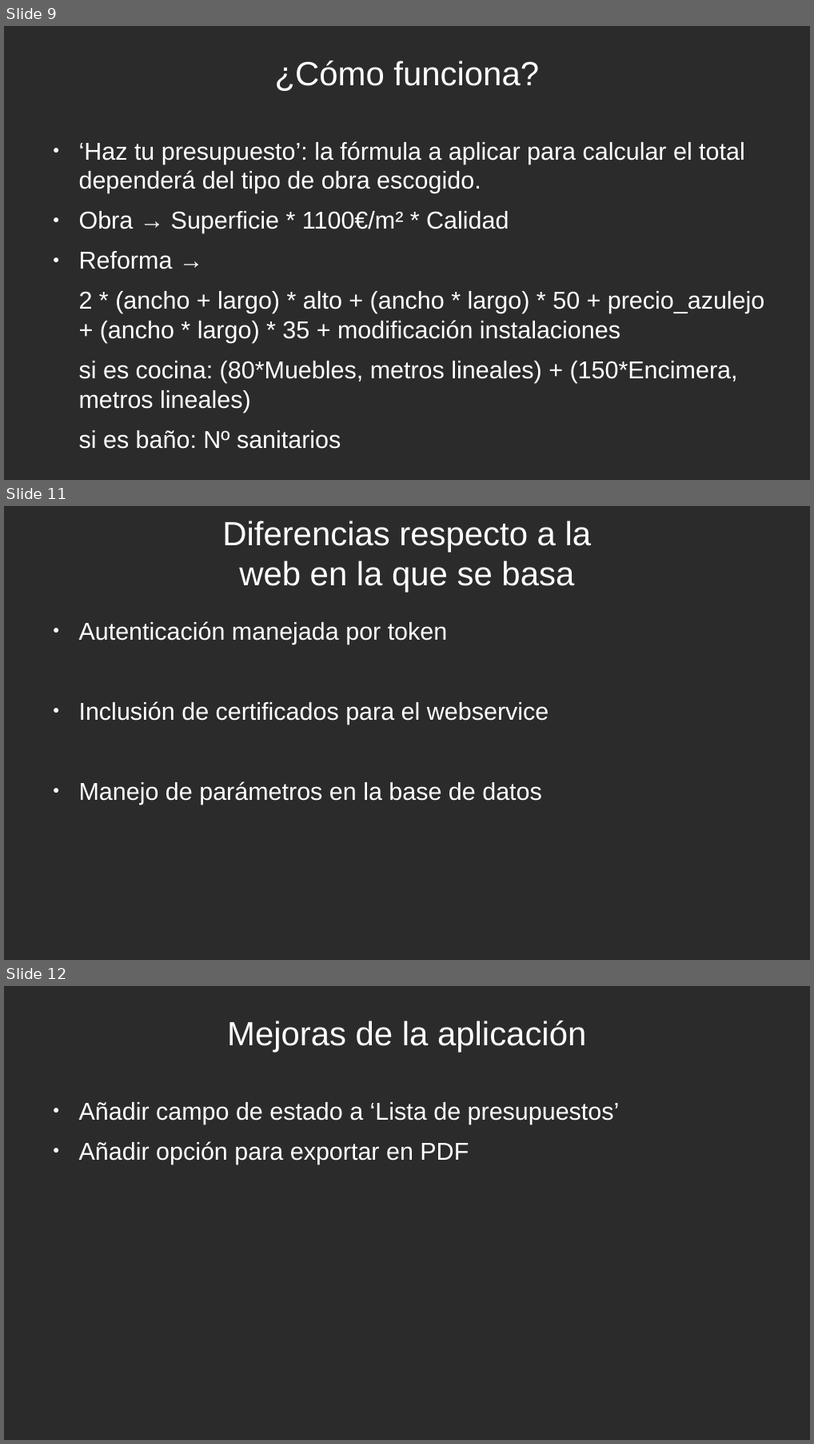
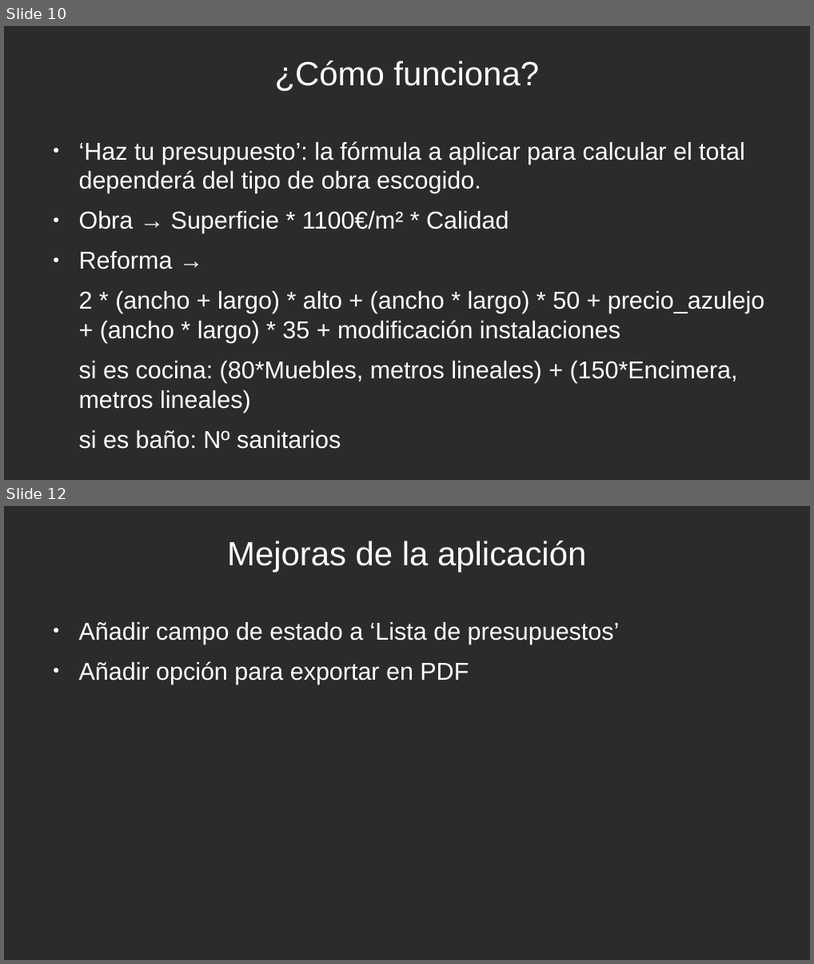
Before and after one commit to millanperez16/proyecto-libre-Grup4, a slide deck: proyecto.odp. Shown one above the other, each under a label of ours: slides 9, 11 and 12 before the commit, slides 10 and 12 after it; the slides between them are not shown. The pictures are 814x1444 and 814x964 pixels, drawn with LibreOffice and Linux fonts; fonts in the diff are those of the drawing; background and template pictures are left out; a plain dark background stands for a picture behind light text. Boxes give left, top, right and bottom in pixels: in the first picture for what was removed or moved away, otherwise in the second. Text is boxed around its words. In the diff, an @@ line names an element or a change of style, - is before the commit and + after.

```diff
--- a/proyecto.odp
+++ b/proyecto.odp
@@ slide 11 removed at (4, 506, 810, 960), background picture (left out) @@
@@ title removed at (222, 520, 592, 592) @@
-Diferencias respecto a la web en la que se basa
@@ text removed at (79, 621, 549, 804) @@
-● Autenticación manejada por token
-● Inclusión de certificados para el webservice
-● Manejo de parámetros en la base de datos
@@ what was slide 9 is now slide 10 @@
```
Also in this commit, not shown: 2 slides changed, 1 slide added, 4 other files.
